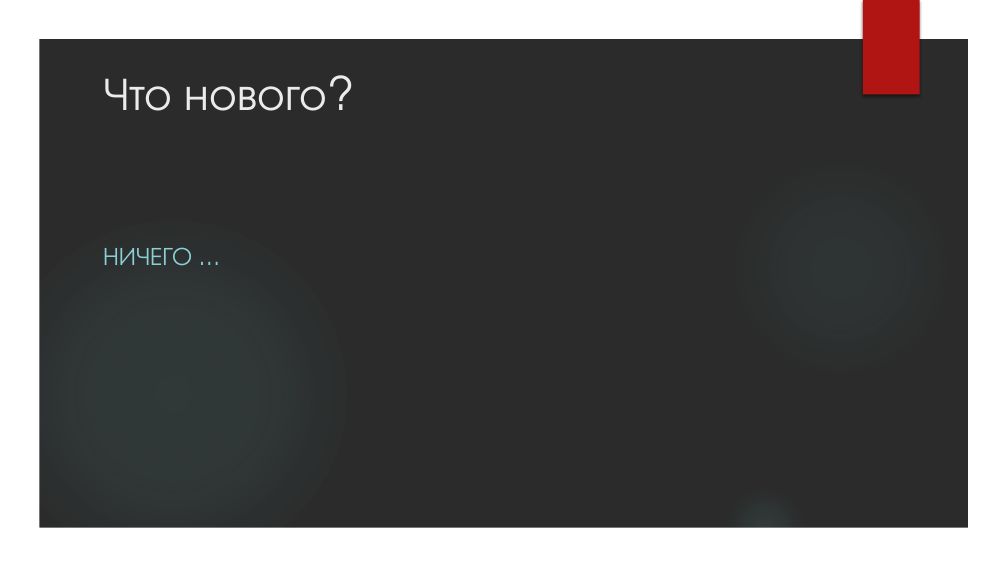
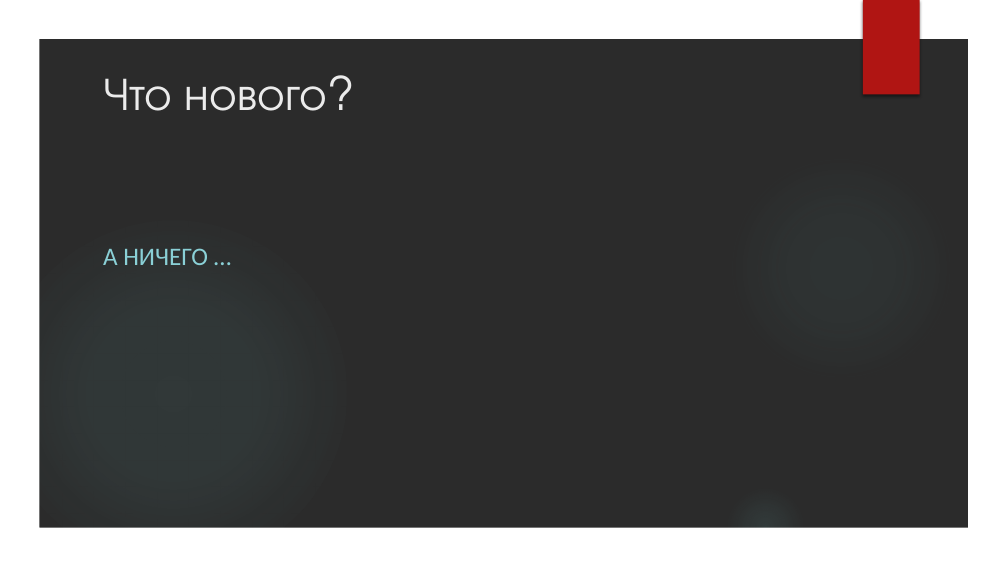
Before and after one commit to VladimirMakarevich/presentations, a slide deck: slide 32 of reactiveX/reactiveX.pptx (slide 6 before the commit). Drawn at 1008x567 pixels with LibreOffice and Linux fonts; fonts in the diff are those of the drawing; background and template pictures are left out; a plain dark background stands for a picture behind light text. Boxes give left, top, right and bottom in pixels: in the first picture for what was removed or moved away, otherwise in the second. Text is boxed around its words. In the diff, an @@ line names an element or a change of style, - is before the commit and + after.

```diff
--- a/reactiveX/reactiveX.pptx
+++ b/reactiveX/reactiveX.pptx
@@ subtitle at [103,248,208,265]: text changed; font TeX Gyre Adventor to Calibri @@
-НИЧЕГО …
+А НИЧЕГО …
```
Also in this commit, not shown: 10 other slides changed, 38 slides added, 7 slides removed.
